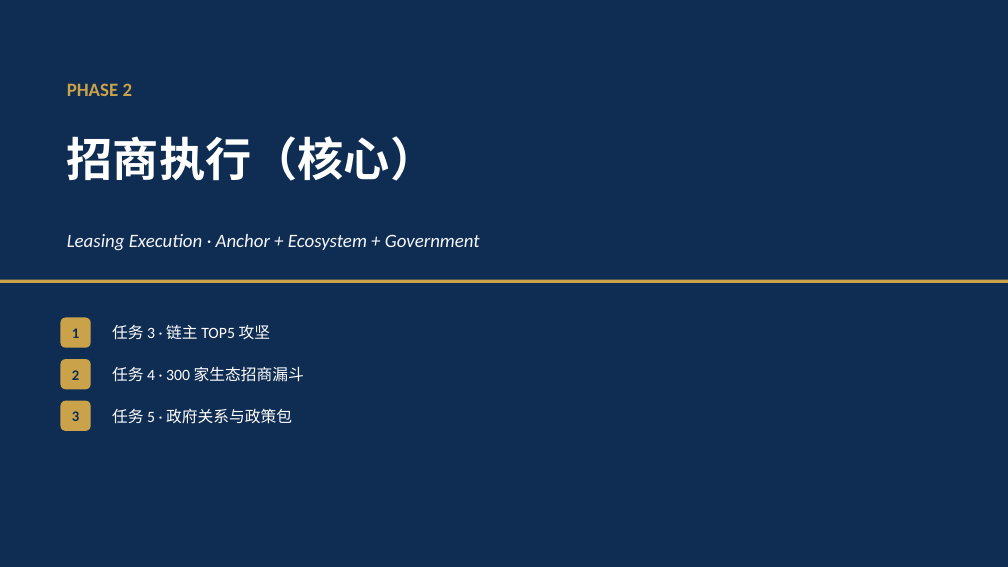
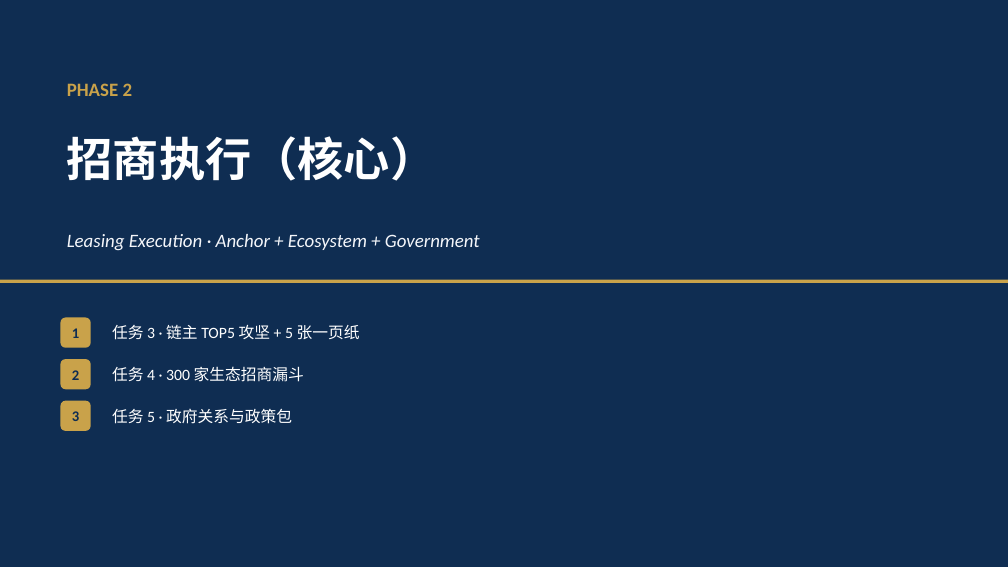
Before and after one commit to hujigang2010-maker/AIDEN, a slide deck: slide 13 of docs/deck/GS-iDrive-Hub-招商方案.pptx (slide 8 before the commit). Drawn at 1008x567 pixels with LibreOffice and Linux fonts; fonts in the diff are those of the drawing. Boxes give left, top, right and bottom in pixels: in the first picture for what was removed or moved away, otherwise in the second. Text is boxed around its words. In the diff, an @@ line names an element or a change of style, - is before the commit and + after.

```diff
--- a/docs/deck/GS-iDrive-Hub-招商方案.pptx
+++ b/docs/deck/GS-iDrive-Hub-招商方案.pptx
@@ text at <box>112,325,360,340</box>: text changed @@
-任务 3 · 链主 TOP5 攻坚
+任务 3 · 链主 TOP5 攻坚 + 5 张一页纸
```
Also in this commit, not shown: 18 other slides changed, 13 slides added, 2 other files.
